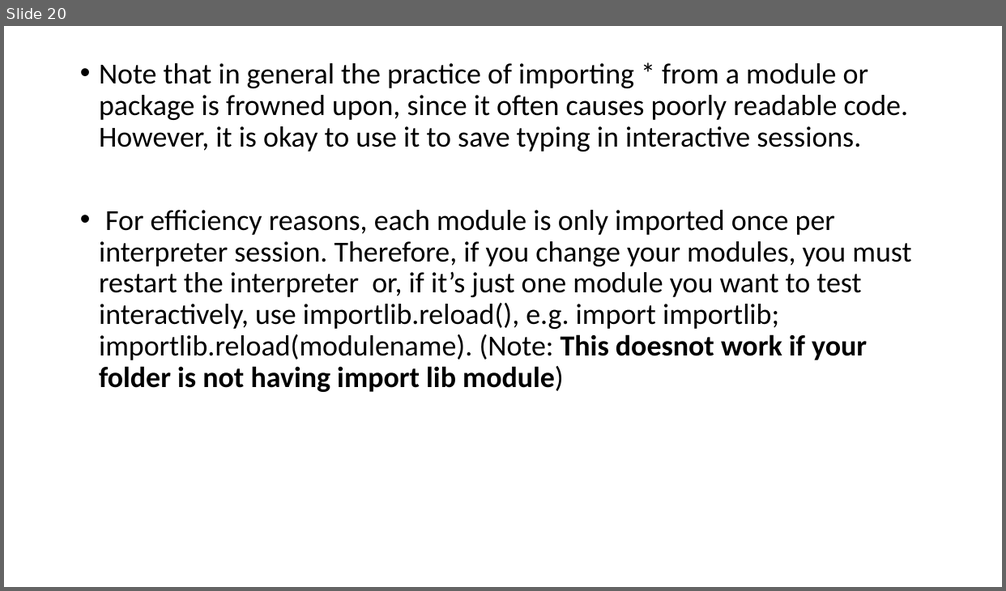
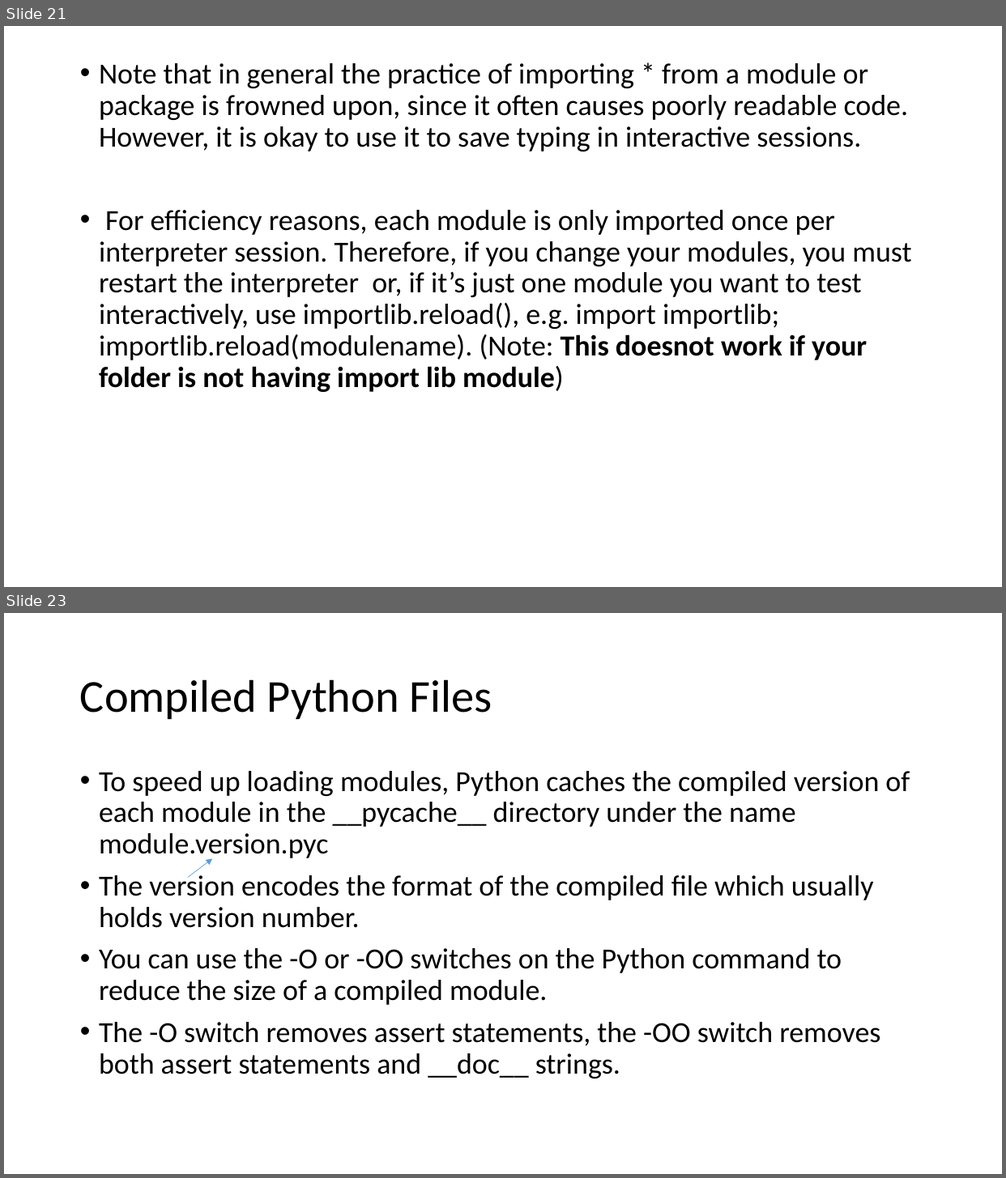
Before and after one commit to harry1180/python_basics, a slide deck: Python Basics Cntd.pptx. Shown one above the other, each under a label of ours: slide 20 before the commit, slides 21 and 23 after it; the slides between them are not shown. The pictures are 1006x591 and 1006x1178 pixels, drawn with LibreOffice and Linux fonts; fonts in the diff are those of the drawing. Boxes give left, top, right and bottom in pixels: in the first picture for what was removed or moved away, otherwise in the second. Text is boxed around its words. In the diff, an @@ line names an element or a change of style, - is before the commit and + after.

```diff
--- a/Python Basics Cntd.pptx
+++ b/Python Basics Cntd.pptx
@@ slide 23 added at <box>4,613,1002,1174</box>, background #FFFFFF @@
@@ title added at <box>80,679,492,719</box>, 44 pt, text #000000 @@
+Compiled Python Files
@@ text added at <box>99,771,910,1079</box>, 28 pt, text #000000 @@
+• To speed up loading modules, Python caches the compiled version of each module in the __pycache__ directory under the name module.version.pyc
+• The version encodes the format of the compiled file which usually holds version number.
+• You can use the -O or -OO switches on the Python command to reduce the size of a compiled module.
+• The -O switch removes assert statements, the -OO switch removes both assert statements and __doc__ strings.
@@ arrow added from (187, 877) to (212, 858), #5B9BD5 0.5 pt @@
@@ what was slide 20 is now slide 21 @@
```
Also in this commit, not shown: 1 slide changed, 7 other slides added, 7 other files.
